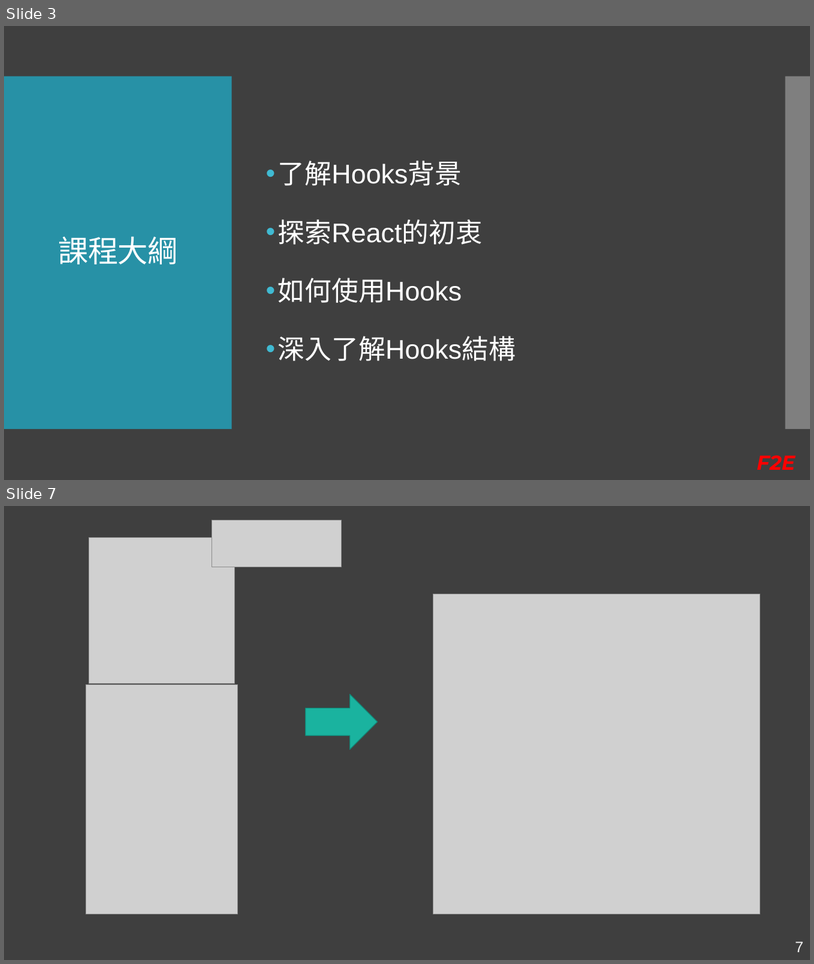
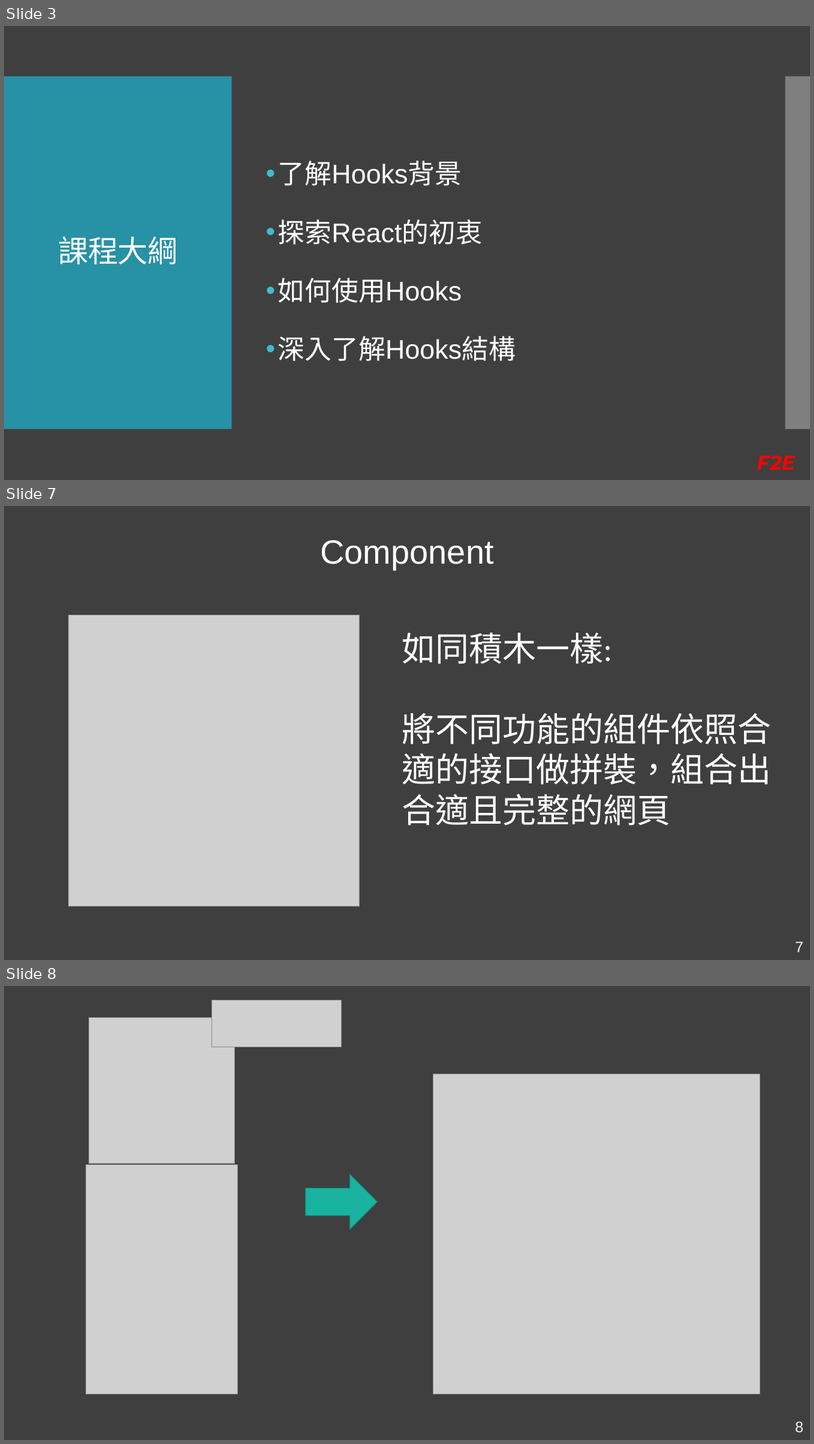
Before and after one commit to Kader-coder/React-Hooks, a slide deck: PPT/React Hooks &.pptx. Shown one above the other, each under a label of ours: slides 3 and 7 before the commit, slides 3, 7 and 8 after it; the slides between them are not shown. The pictures are 814x964 and 814x1444 pixels, drawn with LibreOffice and Linux fonts; fonts in the diff are those of the drawing; grey boxes stand for pictures. Boxes give left, top, right and bottom in pixels: in the first picture for what was removed or moved away, otherwise in the second. Text is boxed around its words. In the diff, an @@ line names an element or a change of style, - is before the commit and + after.

```diff
--- a/PPT/React Hooks &.pptx
+++ b/PPT/React Hooks &.pptx
@@ slide 7 added at (4, 506, 810, 960), background #3F3F3F @@
@@ text added at (320, 540, 494, 569), 40 pt, text #FFFFFF @@
+Component
@@ picture added at (68, 615, 360, 906) @@
@@ text added at (402, 633, 771, 825), 40 pt, text #FFFFFF @@
+如同積木一樣:
+將不同功能的組件依照合適的接口做拼裝，組合出合適且完整的網頁
@@ page number added at (795, 941, 804, 952), 18 pt, text #F2F2F2 @@
+7
@@ what was slide 7 is now slide 8 @@
@@ page number at (795, 1421, 804, 1432): text changed @@
-7
+8
```
Also in this commit, not shown: 6 slides changed, 5 other slides added, 5 slides removed, 1 other file.
